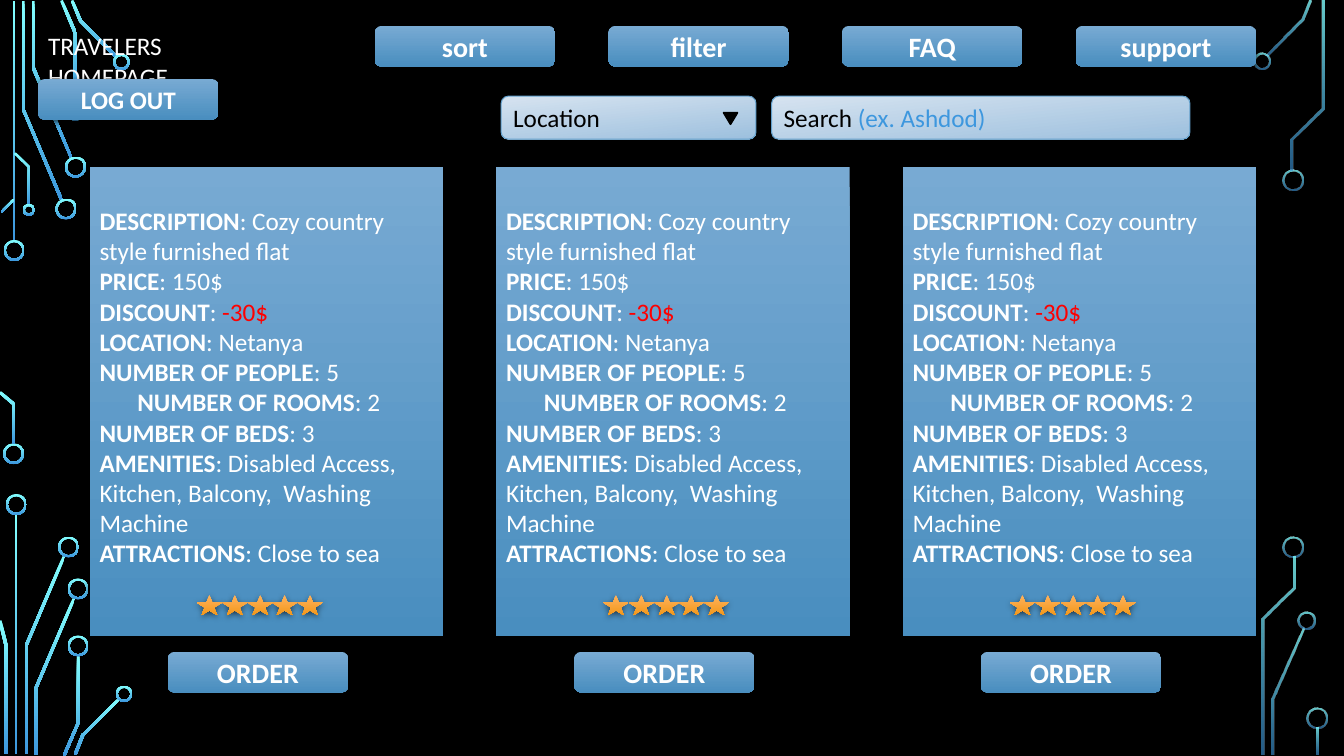
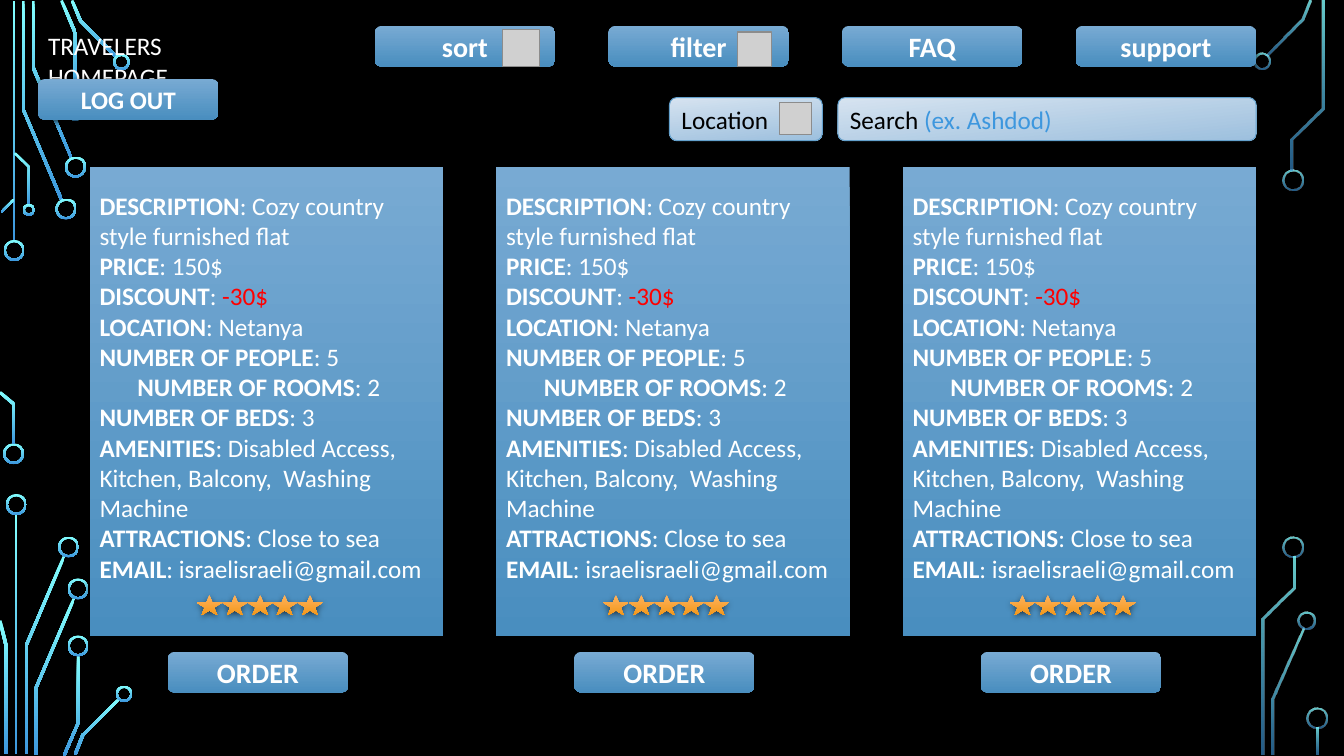
Before and after one commit to Team9-sce/SE-Fundamentals9, a slide deck: slide 4 of dira lehaskir prototype.pptx. Drawn at 1344x756 pixels with LibreOffice and Linux fonts; fonts in the diff are those of the drawing; grey boxes stand for pictures; background and template pictures are left out. Boxes give left, top, right and bottom in pixels: in the first picture for what was removed or moved away, otherwise in the second. Text is boxed around its words. In the diff, an @@ line names an element or a change of style, - is before the commit and + after.

```diff
--- a/dira lehaskir prototype.pptx
+++ b/dira lehaskir prototype.pptx
@@ picture added at bbox=[502, 29, 539, 67] @@
@@ picture added at bbox=[737, 32, 771, 67] @@
@@ rounded rectangle "Location": place and size @@
-rounded rectangle "Location" at bbox=[501, 96, 756, 139]
+rounded rectangle "Location" at bbox=[669, 98, 823, 141]
@@ triangle removed at bbox=[724, 113, 738, 124] @@
@@ picture added at bbox=[779, 102, 812, 134] @@
@@ rounded rectangle "Search (ex. Ashdod)": place and size @@
-rounded rectangle "Search (ex. Ashdod)" at bbox=[772, 96, 1191, 139]
+rounded rectangle "Search (ex. Ashdod)" at bbox=[838, 98, 1256, 141]
@@ text in rectangle at bbox=[100, 560, 422, 583]: paragraph added @@
+EMAIL: israelisraeli@gmail.com
@@ text in rectangle at bbox=[506, 560, 828, 583]: paragraph added @@
+EMAIL: israelisraeli@gmail.com
@@ text in rectangle at bbox=[913, 560, 1235, 583]: paragraph added @@
+EMAIL: israelisraeli@gmail.com
```
Also in this commit, not shown: 6 other slides changed, 2 slides added, 1 slide removed.
